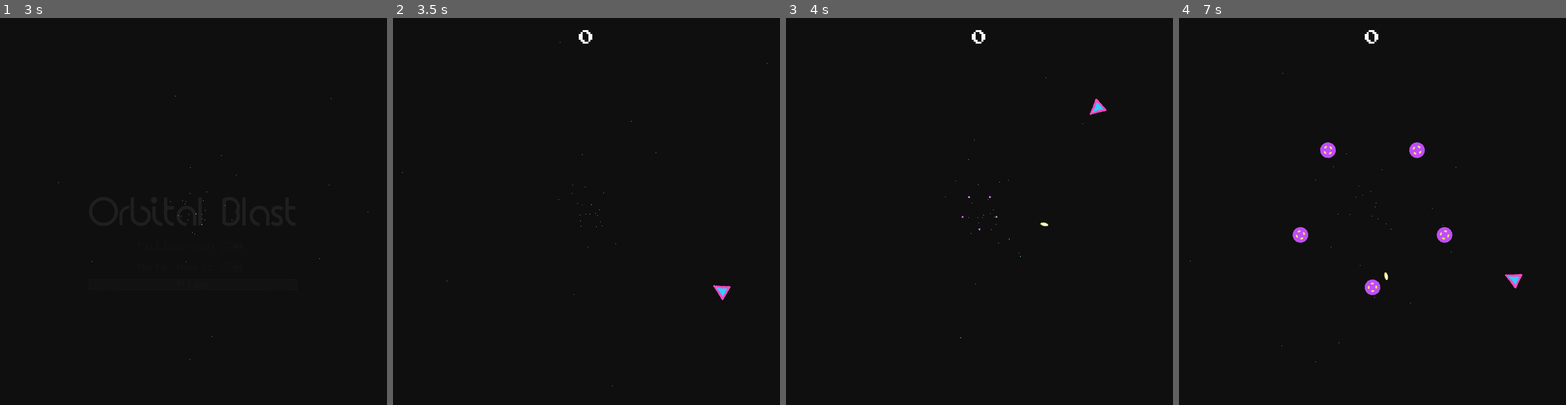
Above: before the commit, frames 1-4 (left to right).
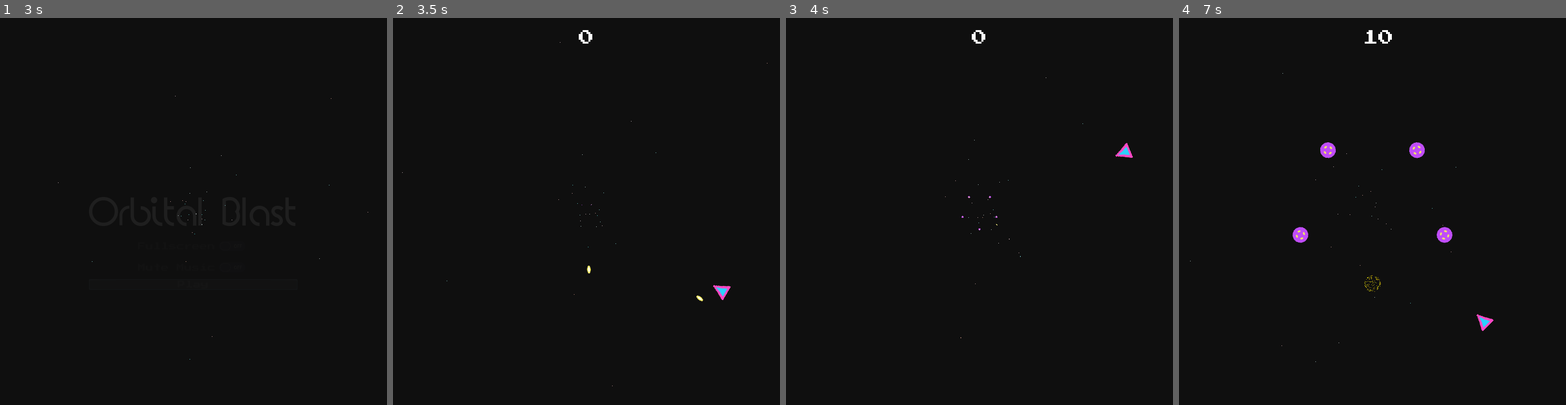
Above: after the commit, the same moments.

Repository: doctor-g/LD47
Game: Godot game, scene res://src/SplashScreen.tscn
Same seed, same stepped clock (60 frames per second), same inputs: the game is played once before the commit and once after it.
Inputs (mouse positions are in pixels of both pictures, inside the frame that each line leads up to):
- Up to frame 1 (3 s): tap Enter at 0.5 s; move the mouse to (278, 192) at 0.52 s; hold D (move_right) 0.53-1.28 s; hold Space (fire) 0.53-1.28 s; click (278, 192) at 0.67 s; move the mouse to (116, 230) at 1.27 s; hold S (move_down) 1.28-2 s; tap Space (fire) at 1.35 s; click (116, 230) at 1.42 s; click "Play" at 2 s; move the mouse to (232, 126) at 2.77 s; hold D (move_right) from 2.78 s (still down); hold Space (fire) from 2.78 s (still down); click (232, 126) at 2.92 s
- Up to frame 2 (3.5 s): keep holding D (move_right); keep holding Space (fire)
- Up to frame 3 (4 s): move the mouse to (960, 288) at 3.52 s; release D (move_right) at 3.53 s; release Space (fire) at 3.53 s; hold Up (move_up) from 3.53 s (still down); tap Space (fire) at 3.6 s; click (960, 288) at 3.67 s
- Up to frame 4 (7 s): move the mouse to (1488, 269) at 4.27 s; release Up (move_up) at 4.28 s; hold Space (fire) 4.28-5.03 s; hold A (move_left) 4.28-5.78 s; click (1488, 269) at 4.42 s; move the mouse to (1256, 153) at 5.02 s; tap Space (fire) at 5.1, 6.6 s; click (1256, 153) at 5.17 s; move the mouse to (1391, 211) at 5.77 s; hold S (move_down) 5.78-6.53 s; hold Space (fire) 5.78-6.53 s; click (1391, 211) at 5.92 s; move the mouse to (1314, 114) at 6.52 s; hold D (move_right) from 6.53 s (still down); click (1314, 114) at 6.67 s

Frame 1 is identical in both runs. In frame 2, less than 0.1% of the frame differs, in the area x 50-81%, y 64-74%; in frame 3, 0.2%; in frame 4, 0.5%, in the area x 47-89%, y 3-81%.

Commit message:
Allow touch motion with continuous firing

Diff:
--- a/project/src/Player.gd
+++ b/project/src/Player.gd
@@ -1,15 +1,20 @@
 extends Area2D
-
-export var MAX_SPEED := 2.5
 
 signal destroyed
 
+export var MAX_SPEED := 2.5
+export var FIRE_COOLDOWN := 0.35
+
 var _radius := 320.0
 var _angle := TAU / 4
+var _touch_input := false
+var _target_angle : float
+var _can_fire := true
 
 onready var _Bullet := preload("res://src/PlayerBullet.tscn")
 onready var _Explosion := preload("res://src/Explosion.tscn")
 onready var _shoot_sfx : AudioStreamPlayer = $FireSFX
+onready var _fire_cooldown : Timer = $FireCooldown
 
 
 func _ready():
@@ -21,38 +26,59 @@
 	rotation = _angle - PI / 2
 
 
+func _input(event):
+	if event is InputEventMouseButton:
+		if event.is_pressed():
+			_touch_input = true
+			var transformed_point = event.position - Vector2(400,400)
+			_target_angle = transformed_point.angle()
+		else:
+			_touch_input = false
+	if event is InputEventMouseMotion and _touch_input:
+		var transformed_point = event.position - Vector2(400,400)
+		_target_angle = transformed_point.angle()
+
+
 func _physics_process(delta):
-	var target_vector := Vector2.ZERO
-	var is_input := false
-	if Input.is_action_pressed("move_up"):
-		target_vector.y -= 1
-		is_input = true
-	if Input.is_action_pressed("move_down"):
-		target_vector.y += 1
-		is_input = true
-	if Input.is_action_pressed("move_left"):
-		target_vector.x -= 1
-		is_input = true
-	if Input.is_action_pressed("move_right"):
-		target_vector.x += 1
-		is_input = true
+	var is_key_input := false
 
-	var target_angle = target_vector.angle()
+	if not _touch_input:
+		var target_vector := Vector2.ZERO
+		if Input.is_action_pressed("move_up"):
+			target_vector.y -= 1
+			is_key_input = true
+		if Input.is_action_pressed("move_down"):
+			target_vector.y += 1
+			is_key_input = true
+		if Input.is_action_pressed("move_left"):
+			target_vector.x -= 1
+			is_key_input = true
+		if Input.is_action_pressed("move_right"):
+			target_vector.x += 1
+			is_key_input = true
+		if is_key_input:
+			_target_angle = target_vector.angle()
 
-	if is_input:
-		var diff := fmod(target_angle - _angle, TAU)
+
+	if is_key_input or _touch_input:
+		var diff := fmod(_target_angle - _angle, TAU)
 		var shortest := fmod(2*diff, TAU) - diff
 		_angle += min(abs(shortest), MAX_SPEED*delta) * sign(shortest)
 
 	_set_position_and_rotation()
 
-	if Input.is_action_just_pressed("fire"):
-		_shoot_sfx.play()
-		var bullet := _Bullet.instance()
-		bullet.position = position
-		bullet.rotation = rotation
-		get_parent().add_child(bullet)
+	if _can_fire and (Input.is_action_pressed("fire") or _touch_input):
+		_fire()
 
+
+func _fire():
+	_shoot_sfx.play()
+	var bullet := _Bullet.instance()
+	bullet.position = position
+	bullet.rotation = rotation
+	get_parent().add_child(bullet)
+	_can_fire = false
+	_fire_cooldown.start(FIRE_COOLDOWN)
 
 
 func _on_Player_area_entered(area):
@@ -62,3 +88,7 @@
 		get_parent().add_child(explosion)
 		emit_signal("destroyed")
 		queue_free()
+
+
+func _on_FireCooldown_timeout():
+	_can_fire = true
--- a/project/src/Player.tscn
+++ b/project/src/Player.tscn
@@ -17,4 +17,7 @@
 
 [node name="FireSFX" type="AudioStreamPlayer" parent="."]
 stream = ExtResource( 3 )
+
+[node name="FireCooldown" type="Timer" parent="."]
 [connection signal="area_entered" from="." to="." method="_on_Player_area_entered"]
+[connection signal="timeout" from="FireCooldown" to="." method="_on_FireCooldown_timeout"]
